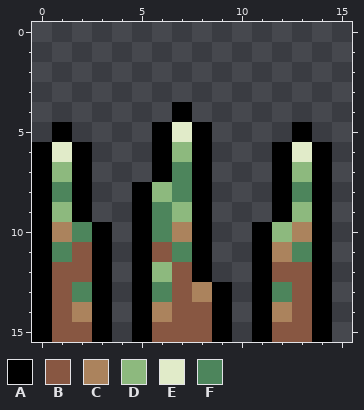
One commit to this pixel-art sprite: Assets/_Sprites/_tutorial/tutorial_spikeUp2.png. The picture above was drawn from the file before the commit.
The file is 16x16 pixels.
Palette (. is transparent): A #000000  B #885742  C #ab835d  D #8db97e  E #e1ebc9  F #4d855c
Pixels before, first column x 0:
 4 .......A.......
 5 .A....AEA....A.
 6 AEA...ADA...AEA
 7 ADA...AFA...ADA
 8 AFA..ADFA...AFA
 9 ADA..AFDA...ADA
10 ACFA.AFCA..ADCA
11 AFBA.ABFA..ACFA
12 ABBA.ADBA..ABBA
13 ABFA.AFBCA.AFBA
14 ABCA.ACBBA.ACBA
15 ABBA.ABBBA.ABBA
New version:
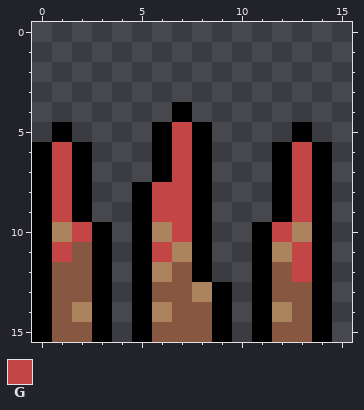
Colours new in this view: G #c34545
From old to new:
y 5: x 7 E -> G
y 6: x 1 E -> G; x 7 D -> G; x 13 E -> G
y 7: x 1 D -> G; x 7 F -> G; x 13 D -> G
y 8: x 1 F -> G; x 6..7 DF -> GG; x 13 F -> G
y 9: x 1 D -> G; x 6..7 FD -> GG; x 13 D -> G
y 10: x 2 F -> G; x 6..7 FC -> CG; x 12 D -> G
y 11: x 1 F -> G; x 6..7 BF -> GC; x 13 F -> G
y 12: x 6 D -> C; x 13 B -> G
y 13: x 2 F -> B; x 6 F -> B; x 12 F -> B
Where, in picture pixels (left, top, right, bottom), the same in both pictures:
changed: (152, 122, 192, 302)
changed: (52, 142, 92, 302)
changed: (272, 142, 312, 302)
